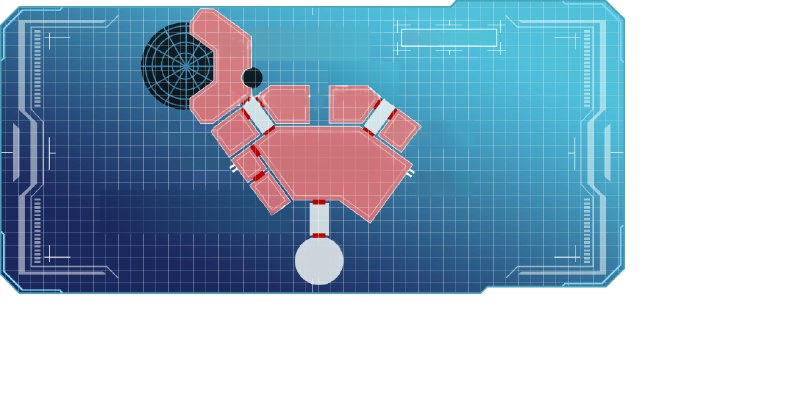
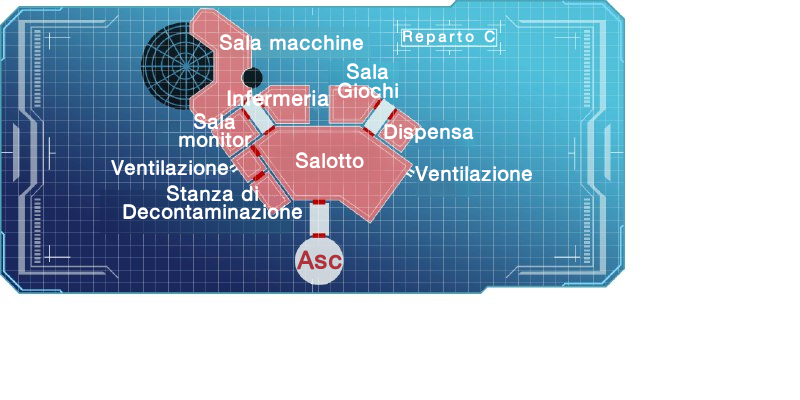
Before/after of a w=800, h=400 layered artwork. What changed in the layer stack:
added group "Tradotto" with 24 layers above "Livello incollato" over (111, 30, 533, 270)
renamed "Griglia" to "Griglia (sfondo)", moved it into group "Tradotto" over (111, 30, 479, 220)
added layer "Reparto C" in group "Tradotto" over (403, 30, 495, 45)
renamed "Ward" to "Ward (sfondo)", moved it into group "Tradotto" over (403, 30, 495, 45)
added layer "Sala macchine" in group "Tradotto" over (219, 34, 364, 51)
renamed "Power Room" to "Power Room (sfondo)", moved it into group "Tradotto", painted on it over (218, 34, 371, 61)
added layer "Infermeria" in group "Tradotto" over (227, 90, 329, 107)
renamed "Infirmary" to "Infirmary (sfondo)", moved it into group "Tradotto" over (227, 90, 329, 107)
added layer "Sala Giochi" in group "Tradotto" over (337, 63, 398, 99)
renamed "Rec Room" to "Rec Room (sfondo)", moved it into group "Tradotto" over (328, 63, 398, 104)
added layer "Dispensa" in group "Tradotto" over (384, 124, 474, 143)
renamed "Pantry" to "Pantry (sfondo)", moved it into group "Tradotto" over (390, 124, 474, 143)
added layer "Ventilazione #1" in group "Tradotto" over (179, 113, 252, 148)
renamed "Control" to "Control (sfondo)", moved it into group "Tradotto" over (179, 115, 252, 148)
added layer "Salotto" in group "Tradotto" over (295, 152, 364, 169)
added layer "Ventilazione" in group "Tradotto" over (111, 159, 229, 176)
renamed "Vent" to "Vent (sfondo)", moved it into group "Tradotto", painted on it over (168, 160, 230, 185)
added layer "Ventilazione #2" in group "Tradotto" over (415, 165, 533, 182)
added layer "Stanza di Decontaminazione" in group "Tradotto" over (123, 185, 303, 220)
renamed "Decontamination" to "Decontamination (sfondo)", moved it into group "Tradotto" over (123, 190, 290, 220)
added layer "Livello incollato copia" in group "Tradotto" over (111, 30, 533, 270)
hid "Livello incollato" over (111, 30, 533, 270)
…and 4 more changes (1 added, 3 renamed, 3 stack)
